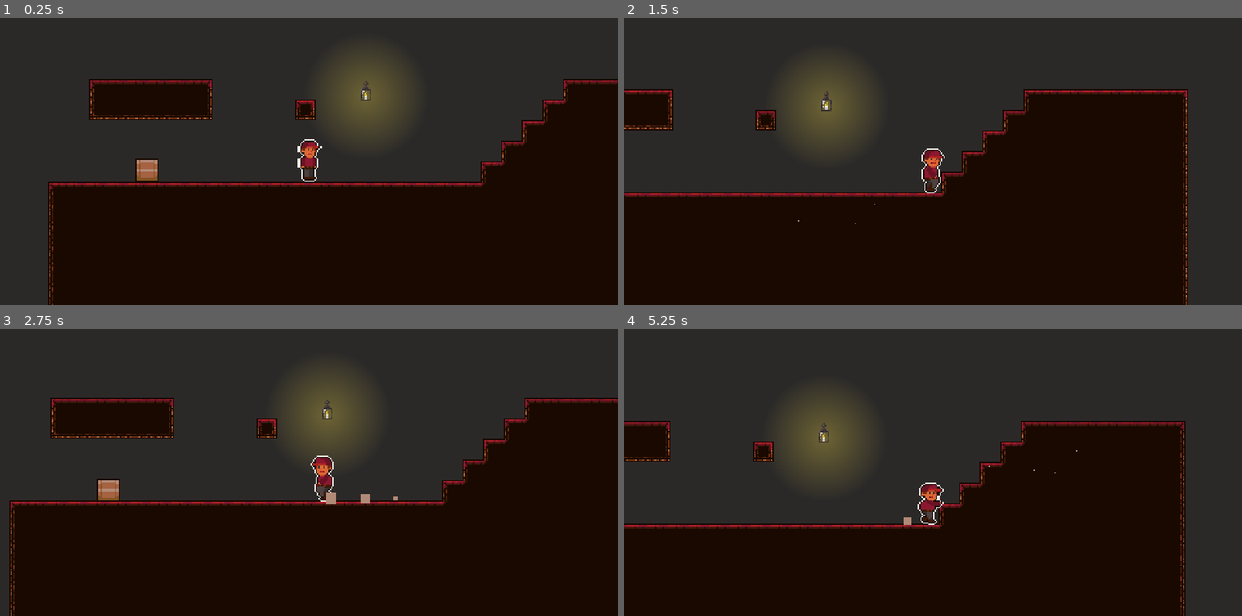
Above: before the commit, frames 1-4 (two rows, left to right).
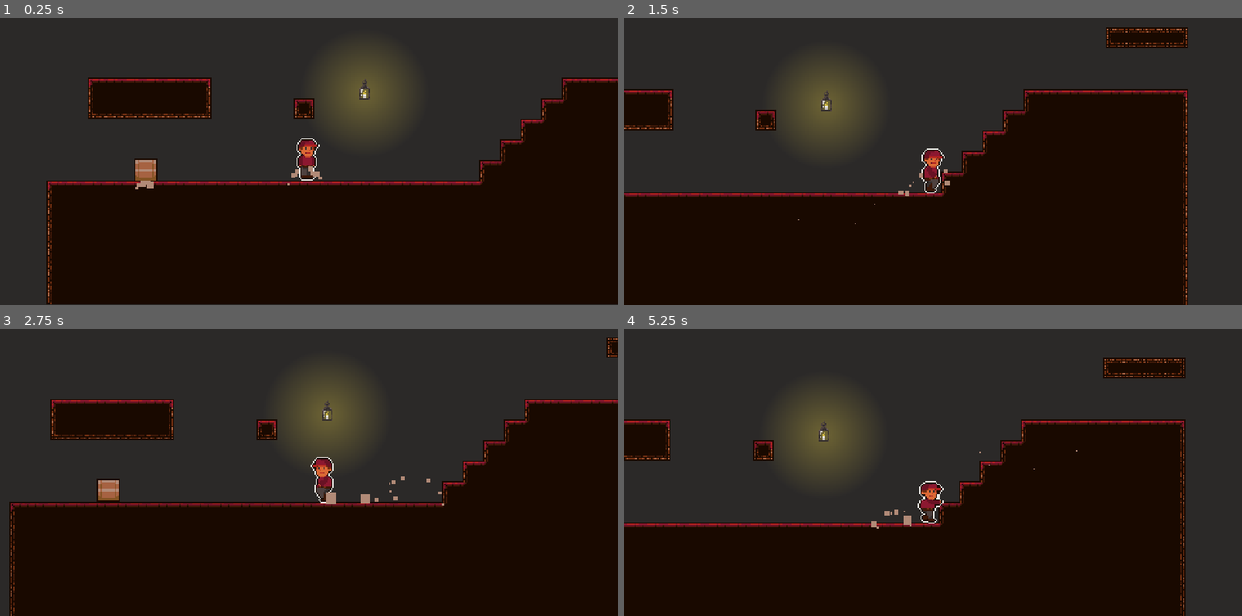
Above: after the commit, the same moments.

Repository: RemyIsCool/Carrying-Thing-Game
Game: Godot game, scene res://Scenes/TestScene.tscn
Same seed, same stepped clock (60 frames per second), same inputs: the game is played once before the commit and once after it.
Inputs:
- Up to frame 1 (0.25 s): no input
- Up to frame 2 (1.5 s): hold D (right) from 0.53 s (still down); tap Space (pick_up_throw) at 0.6, 1.35 s; tap W (jump) at 0.77 s
- Up to frame 3 (2.75 s): tap W (jump) at 1.52 s; release D (right) at 2.03 s; hold A (left) from 2.03 s (still down); tap Space (pick_up_throw) at 2.1 s
- Up to frame 4 (5.25 s): release A (left) at 2.78 s; hold D (right) 2.78-4.28 s; tap Space (pick_up_throw) every 0.75 s from 2.85 to 5.1 s; tap W (jump) at 3.02, 3.77, 4.52 s; hold A (left) 4.28-5.03 s; hold D (right) from 5.03 s (still down)

The runs differ from the first frame. In frame 1, 4.6% of the frame differs, in the area x 7-100%, y 20-100%; in frame 2, 1.0%; in frame 3, 3.8%; in frame 4, 3.9%.

Commit message:
Fixed super slow box bug and added screenshake

Diff:
--- a/Scenes/Box.gd
+++ b/Scenes/Box.gd
@@ -1,8 +1,19 @@
 extends RigidBody2D
 
+
+var was_on_floor := false
 
 func _ready() -> void:
 	GlobalNodes.box = self
 
 func _physics_process(delta: float) -> void:
+	if not was_on_floor and is_on_floor():
+		$LandParticles.restart()
+		GlobalNodes.camera.shake(0.15, 1)
+
+	was_on_floor = is_on_floor()
+
 	$Sprite.visible = not GlobalNodes.player.holding
+
+func is_on_floor() -> bool:
+	return $GroundDetector.overlaps_body(GlobalNodes.tilemap)
--- a/Scenes/Box.tscn
+++ b/Scenes/Box.tscn
@@ -1,10 +1,33 @@
-[gd_scene load_steps=4 format=2]
+[gd_scene load_steps=8 format=2]
 
 [ext_resource path="res://Scenes/Box.gd" type="Script" id=1]
 [ext_resource path="res://Assets/Box.png" type="Texture" id=2]
 
 [sub_resource type="RectangleShape2D" id=2]
 extents = Vector2( 9, 9 )
+
+[sub_resource type="RectangleShape2D" id=3]
+extents = Vector2( 9, 2.5 )
+
+[sub_resource type="Curve" id=13]
+_data = [ Vector2( 0, 1 ), 0.0, 0.0, 0, 0, Vector2( 1, 0 ), 0.0, 0.0, 0, 0 ]
+
+[sub_resource type="CurveTexture" id=12]
+curve = SubResource( 13 )
+
+[sub_resource type="ParticlesMaterial" id=14]
+flag_disable_z = true
+direction = Vector3( 0, -1, 0 )
+spread = 90.0
+gravity = Vector3( 0, 0, 0 )
+initial_velocity = 84.16
+initial_velocity_random = 0.28
+orbit_velocity = 0.0
+orbit_velocity_random = 0.0
+scale = 5.0
+scale_random = 1.0
+scale_curve = SubResource( 12 )
+color = Color( 0.698039, 0.545098, 0.470588, 1 )
 
 [node name="Box" type="RigidBody2D"]
 collision_layer = 32768
@@ -21,4 +44,21 @@
 [node name="CollisionShape2D" type="CollisionShape2D" parent="."]
 shape = SubResource( 2 )
 
+[node name="GroundDetector" type="Area2D" parent="."]
+collision_layer = 32768
+collision_mask = 32768
+
+[node name="CollisionShape2D" type="CollisionShape2D" parent="GroundDetector"]
+position = Vector2( 0, 11.5 )
+shape = SubResource( 3 )
+
+[node name="LandParticles" type="Particles2D" parent="."]
+position = Vector2( 0, 16 )
+z_index = 4096
+emitting = false
+one_shot = true
+explosiveness = 1.0
+local_coords = false
+process_material = SubResource( 14 )
+
 [connection signal="sleeping_state_changed" from="." to="." method="_on_Box_sleeping_state_changed"]
--- a/Scenes/Camera.gd
+++ b/Scenes/Camera.gd
@@ -5,9 +5,25 @@
 export var lerp_amount = 0.2
 export var y_change = -25
 
+var amount := 0.0
+var shaking := false
+
 func _ready() -> void:
 	position = GlobalNodes.player.position
+	GlobalNodes.camera = self
 
 func _physics_process(delta: float) -> void:
 	position.x = lerp(position.x, GlobalNodes.player.position.x + GlobalNodes.player.velocity.x / lookahead_divisor, lerp_amount)
 	position.y = lerp(position.y, GlobalNodes.player.position.y + y_change, lerp_amount / 2)
+
+	if shaking:
+		position += Vector2((randf() - 0.5) * amount * 2, (randf() - 0.5) * amount * 2)
+
+func shake(length, amt) -> void:
+	$ShakeLength.wait_time = length
+	$ShakeLength.start()
+	shaking = true
+	amount = amt
+
+func _on_ShakeLength_timeout() -> void:
+	shaking = false
--- a/Scenes/GlobalNodes.gd
+++ b/Scenes/GlobalNodes.gd
@@ -4,3 +4,5 @@
 var box: RigidBody2D
 var player: KinematicBody2D
 var joint: PinJoint2D
+var tilemap: TileMap
+var camera: Camera2D
--- a/Scenes/Player.gd
+++ b/Scenes/Player.gd
@@ -18,6 +18,7 @@
 var left = false
 var was_in_air = false
 var holding = false
+var has_slowed_down = false
 
 func _ready() -> void:
 	GlobalNodes.player = self
@@ -33,7 +34,7 @@
 			$SpritesheetAnimation.change_animation(preload("res://Assets/RunBox.png"), 8, 1)
 		else:
 			$SpritesheetAnimation.change_animation(preload("res://Assets/PlayerRun.png"), 8, 1)
-	if !is_on_floor():
+	if not is_on_floor():
 		if holding:
 			$SpritesheetAnimation.change_animation(preload("res://Assets/JumpBox.png"), 1, 1)
 		else:
@@ -45,16 +46,18 @@
 			GlobalNodes.box.get_node("./Sprite").texture = preload("res://Assets/Box.png")
 			GlobalNodes.box.apply_central_impulse((Vector2(-1, -1) if left else Vector2(1, -1)) * 300)
 			holding = false
+			has_slowed_down = false
 		elif $BoxDetector.overlaps_body(GlobalNodes.box):
 			GlobalNodes.box.global_transform.origin = position
 			holding = true
 
-	GlobalNodes.box.get_node("./Sprite").texture = preload("res://Assets/BoxTouching.png") if $BoxDetector.overlaps_body(GlobalNodes.box) else preload("res://Assets/Box.png")
+	GlobalNodes.box.get_node("./Sprite").texture = preload("res://Assets/BoxTouching.png") if $BoxDetector.overlaps_body(GlobalNodes.box) and GlobalNodes.box.is_on_floor() else preload("res://Assets/Box.png")
 
 	GlobalNodes.joint.node_a = "../Player" if holding else ""
 
-	if Input.is_action_just_released("pick_up_throw"):
-		GlobalNodes.box.linear_velocity *= variable_throw
+	if Input.is_action_just_released("pick_up_throw") and not has_slowed_down:
+		GlobalNodes.box.linear_velocity.x *= variable_throw
+		has_slowed_down = true
 
 	if Input.is_action_pressed("left") or Input.is_action_pressed("right"):
 		if velocity.x < -max_speed + 1 or velocity.x > max_speed - 1:
@@ -100,6 +103,8 @@
 		if was_in_air:
 			was_in_air = false
 			$SpritesheetAnimation.scale = Vector2(1.3, 0.7)
+			$LandParticles.restart()
+			GlobalNodes.camera.shake(0.1, 1)
 		else:
 			$SpritesheetAnimation.scale = lerp($SpritesheetAnimation.scale, Vector2.ONE, 0.1)
 
--- a/Scenes/Player.tscn
+++ b/Scenes/Player.tscn
@@ -9,7 +9,7 @@
 height = 18.0
 
 [sub_resource type="RectangleShape2D" id=2]
-extents = Vector2( 8.5, 18 )
+extents = Vector2( 21.5, 18 )
 
 [sub_resource type="Curve" id=4]
 _data = [ Vector2( 0, 1 ), 0.0, 0.0, 0, 0, Vector2( 1, 0 ), 0.0, 0.0, 0, 0 ]
@@ -46,7 +46,21 @@
 orbit_velocity_random = 0.0
 scale = 5.0
 scale_random = 1.0
-scale_curve = SubResource( 12 )
+scale_curve = SubResource( 14 )
+color = Color( 0.698039, 0.545098, 0.470588, 1 )
+
+[sub_resource type="ParticlesMaterial" id=15]
+flag_disable_z = true
+direction = Vector3( 0, -1, 0 )
+spread = 90.0
+gravity = Vector3( 0, 0, 0 )
+initial_velocity = 80.0
+initial_velocity_random = 0.28
+orbit_velocity = 0.0
+orbit_velocity_random = 0.0
+scale = 5.0
+scale_random = 1.0
+scale_curve = SubResource( 14 )
 color = Color( 0.698039, 0.545098, 0.470588, 1 )
 
 [node name="Player" type="KinematicBody2D"]
@@ -77,7 +91,6 @@
 collision_mask = 32769
 
 [node name="CollisionShape2D" type="CollisionShape2D" parent="BoxDetector"]
-position = Vector2( 0.5, 0 )
 shape = SubResource( 2 )
 
 [node name="WalkParticles" type="Particles2D" parent="."]
@@ -97,3 +110,12 @@
 explosiveness = 1.0
 local_coords = false
 process_material = SubResource( 13 )
+
+[node name="LandParticles" type="Particles2D" parent="."]
+position = Vector2( 0, 24 )
+z_index = 4096
+emitting = false
+one_shot = true
+explosiveness = 1.0
+local_coords = false
+process_material = SubResource( 15 )
--- a/Scenes/TestScene.tscn
+++ b/Scenes/TestScene.tscn
@@ -8,6 +8,7 @@
 [ext_resource path="res://Scenes/Enviornment.tres" type="Environment" id=6]
 [ext_resource path="res://Assets/Lantern.png" type="Texture" id=7]
 [ext_resource path="res://Assets/TileSet.png" type="Texture" id=8]
+[ext_resource path="res://Scenes/TileMapScript.gd" type="Script" id=9]
 
 [sub_resource type="ConvexPolygonShape2D" id=2]
 points = PoolVector2Array( 0, 0, 16, 0, 16, 16, 0, 16 )
@@ -702,18 +703,21 @@
 current = true
 script = ExtResource( 5 )
 
+[node name="ShakeLength" type="Timer" parent="Camera"]
+
 [node name="WorldEnvironment" type="WorldEnvironment" parent="."]
 environment = ExtResource( 6 )
-
-[node name="Sprite" type="Sprite" parent="."]
-modulate = Color( 1, 1, 1, 0.4 )
-position = Vector2( 264, 158 )
-scale = Vector2( 0.195313, 0.195313 )
-texture = ExtResource( 2 )
 
 [node name="Lantern" type="Sprite" parent="."]
 position = Vector2( 263, 153 )
 texture = ExtResource( 7 )
+
+[node name="Glow" type="Sprite" parent="Lantern"]
+modulate = Color( 1, 1, 1, 0.4 )
+position = Vector2( 0, 3 )
+scale = Vector2( 0.195313, 0.195313 )
+z_index = -1
+texture = ExtResource( 2 )
 
 [node name="TileMap" type="TileMap" parent="."]
 tile_set = SubResource( 32 )
@@ -721,4 +725,7 @@
 collision_layer = 32769
 collision_mask = 32769
 format = 1
-tile_data = PoolIntArray( 589827, 21, 0, 589828, 28, 0, 589829, 28 …(3797 unchanged characters)…
+tile_data = PoolIntArray( 393246, 16, 0, 393247, 17, 0, 393248, 17, 0, 393249, 18, 0, 589827, 21, 0, 589828, 28, 0, 589829, 28 …(3797 unchanged characters)…
+script = ExtResource( 9 )
+
+[connection signal="timeout" from="Camera/ShakeLength" to="Camera" method="_on_ShakeLength_timeout"]
--- /dev/null
+++ b/Scenes/TileMapScript.gd
@@ -0,0 +1,5 @@
+extends TileMap
+
+
+func _ready() -> void:
+	GlobalNodes.tilemap = self
Binary file changed: Assets/Glow.png
Not shown: 2 places in Scenes/Player.tscn that only renumber resources
Not shown: 1 places in Scenes/TestScene.tscn that only renumber resources
